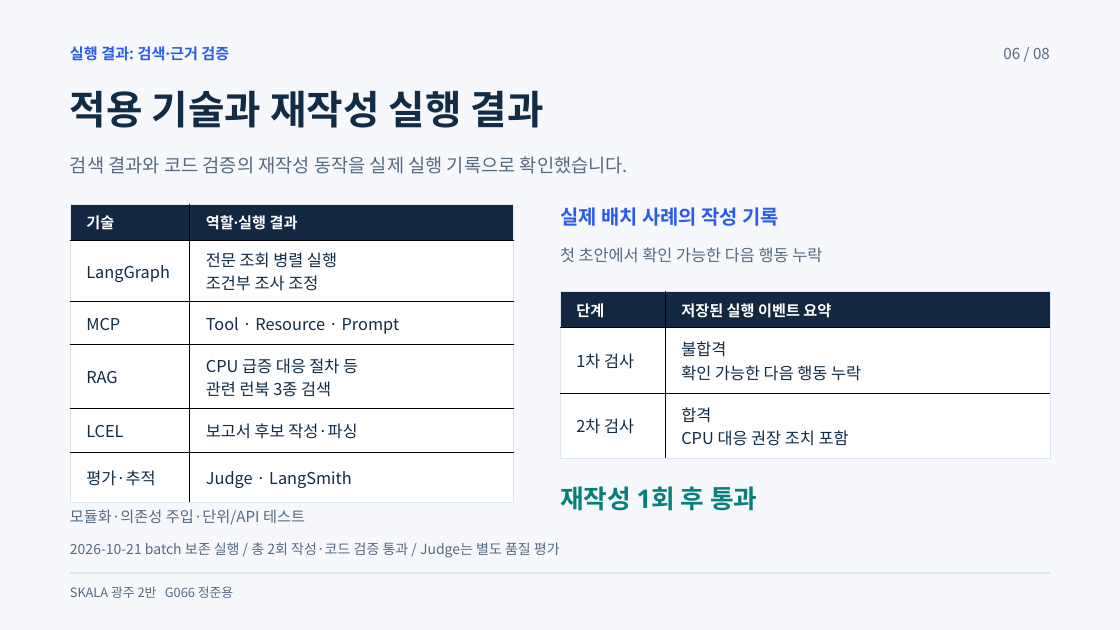
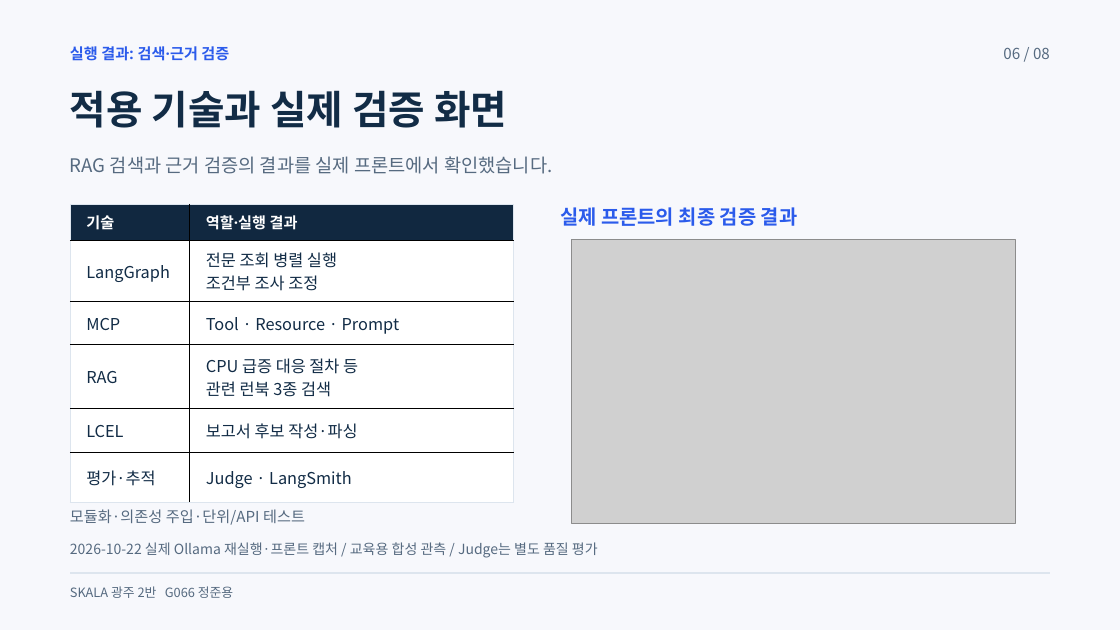
Before and after one commit to beshurl/skala-ai-mini-project, a slide deck: slide 6 of doc/presentation/운영진단_에이전트_5분발표.pptx. Drawn at 1120x630 pixels with LibreOffice and Linux fonts; fonts in the diff are those of the drawing; grey boxes stand for pictures. Boxes give left, top, right and bottom in pixels: in the first picture for what was removed or moved away, otherwise in the second. Text is boxed around its words. In the diff, an @@ line names an element or a change of style, - is before the commit and + after.

Commit message:
docs: show actual LLM validation screen on slide six

```diff
--- a/doc/presentation/운영진단_에이전트_5분발표.pptx
+++ b/doc/presentation/운영진단_에이전트_5분발표.pptx
@@ text at (70, 90, 507, 128): text changed @@
-적용 기술과 재작성 실행 결과
+적용 기술과 실제 검증 화면
@@ text at (70, 156, 552, 174): text changed @@
-검색 결과와 코드 검증의 재작성 동작을 실제 실행 기록으로 확인했습니다.
+RAG 검색과 근거 검증의 결과를 실제 프론트에서 확인했습니다.
@@ text at (560, 207, 798, 226): text changed @@
-실제 배치 사례의 작성 기록
+실제 프론트의 최종 검증 결과
@@ picture added at (572, 239, 1015, 523) @@
@@ text removed at (560, 247, 822, 263) @@
-첫 초안에서 확인 가능한 다음 행동 누락
@@ table removed at (560, 292, 1051, 455), 3 rows, 2 columns @@
-단계 | 저장된 실행 이벤트 요약
-1차 검사 | 불합격 / 확인 가능한 다음 행동 누락
-2차 검사 | 합격 / CPU 대응 권장 조치 포함
@@ text removed at (560, 486, 757, 511) @@
-재작성 1회 후 통과
@@ text at (70, 542, 598, 558): text changed @@
-2026-10-21 batch 보존 실행 / 총 2회 작성·코드 검증 통과 / Judge는 별도 품질 평가
+2026-10-22 실제 Ollama 재실행·프론트 캡처 / 교육용 합성 관측 / Judge는 별도 품질 평가
```
Also in this commit, not shown: 7 other files.
